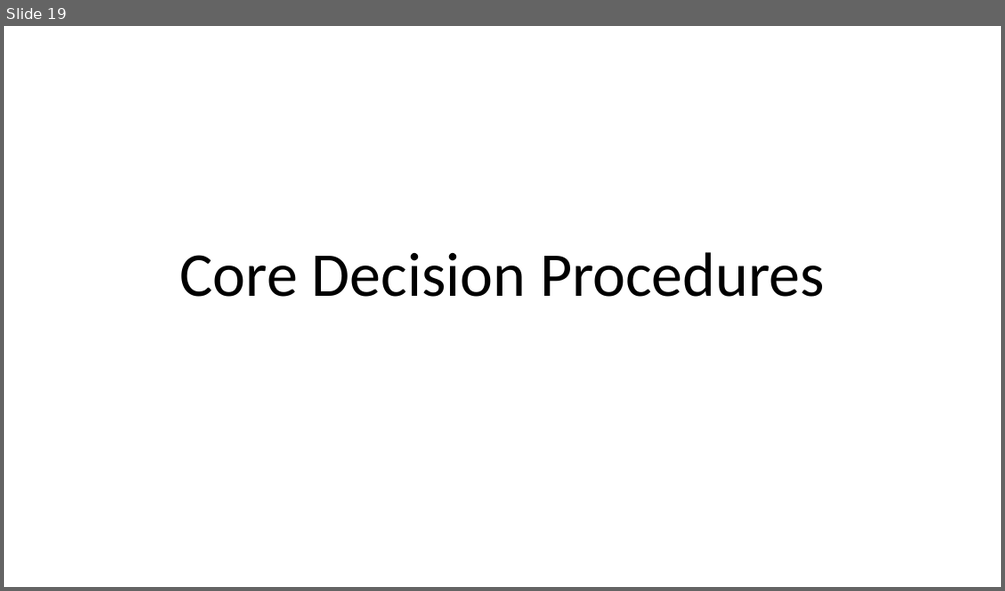
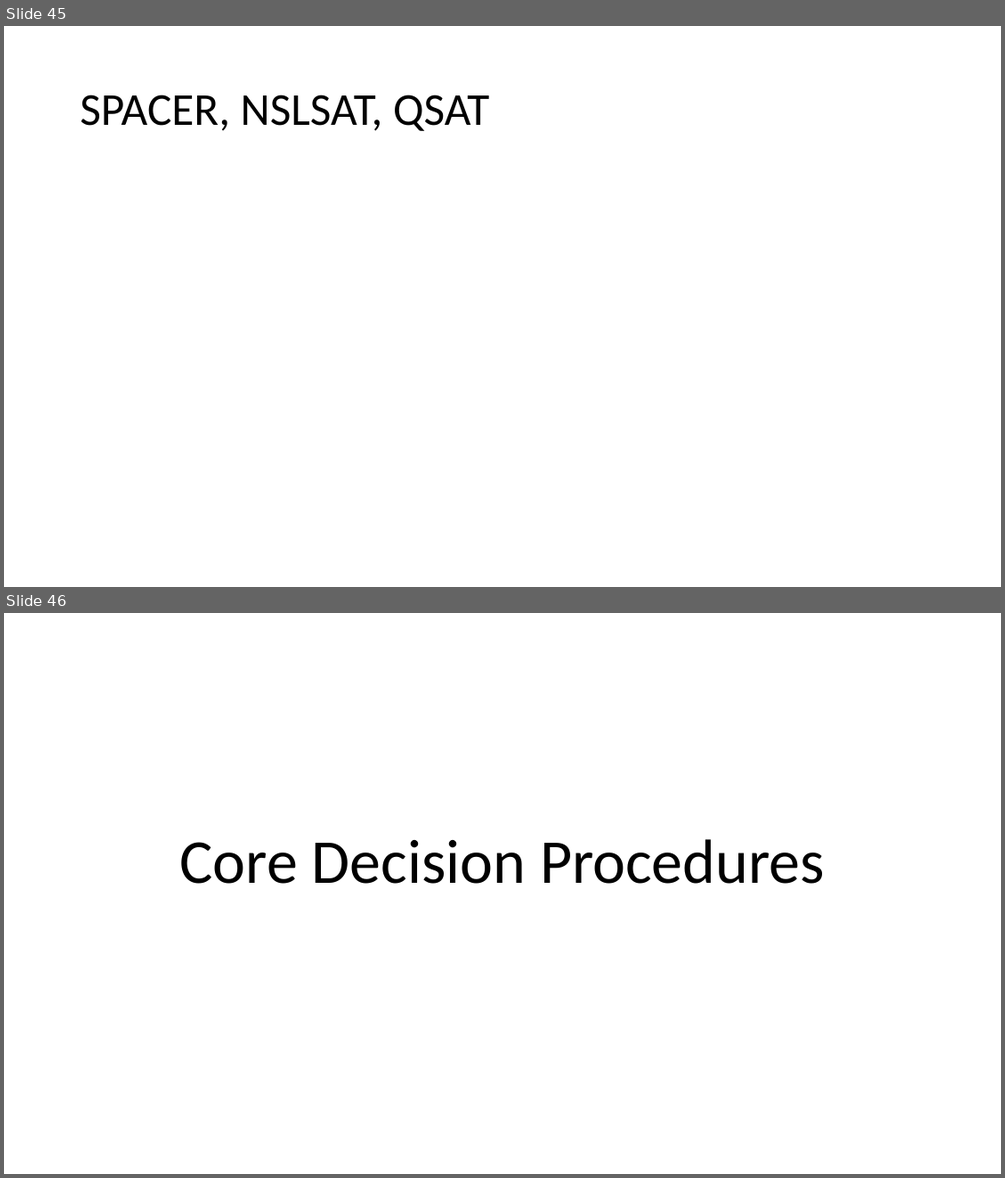
Before and after one commit to Z3Prover/doc, a slide deck: internals/tutorial/z3internals.pptx. Shown one above the other, each under a label of ours: slide 19 before the commit, slides 45 and 46 after it. The pictures are 1005x591 and 1005x1178 pixels, drawn with LibreOffice and Linux fonts; fonts in the diff are those of the drawing. Boxes give left, top, right and bottom in pixels: in the first picture for what was removed or moved away, otherwise in the second. Text is boxed around its words. In the diff, an @@ line names an element or a change of style, - is before the commit and + after.

```diff
--- a/internals/tutorial/z3internals.pptx
+++ b/internals/tutorial/z3internals.pptx
@@ slide 45 added at [4, 26, 1001, 587], background #FFFFFF @@
@@ title added at [80, 95, 489, 131], 44 pt, text #000000 @@
+SPACER, NSLSAT, QSAT
@@ what was slide 19 is now slide 46 @@
```
Also in this commit, not shown: 1 slide changed, 60 other slides added.
